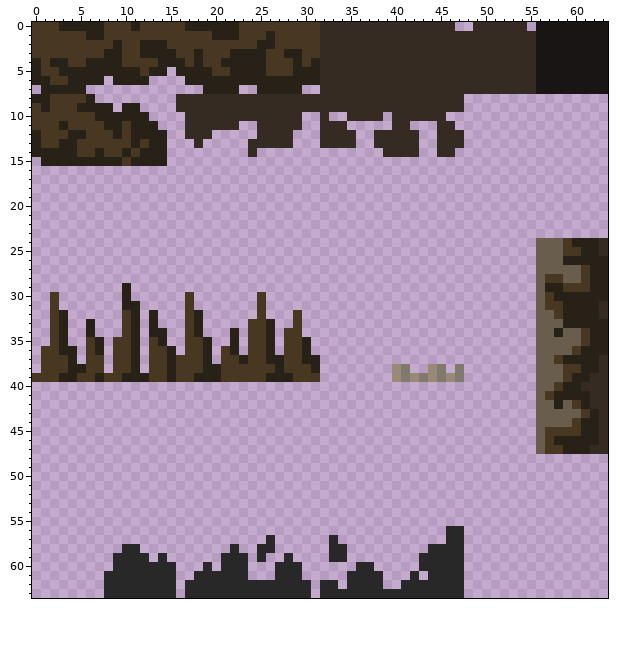
Pixel-art sprite: rosday/Assets/Sprites/Environment/cave/cave_palette2.png. The first picture shows the starting point.
The file is 64x64 pixels.
And afterwards:
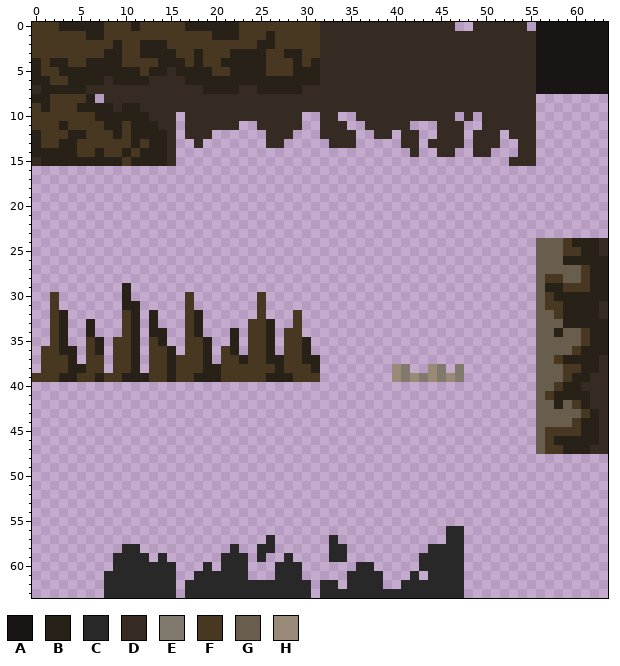
Palette (. is transparent): A #191515  B #282117  C #292828  D #352b22  E #81796e  F #483821  G #695e4e  H #988a77
Changes in this commit:
The edit adds colour D in row 5 at x 15; in row 6 at x 8 and 13 to 16; in row 7 at x 0, 6 to 18, 23 to 24 and 30 to 31; in row 8 at x 8 to 15 and 48 to 55; in row 9 at x 9, 12 to 15 and 48 to 55; in row 10 at x 13 to 15, 33, 39, 46, 48 and 50 to 55.
The edit adds colour D in row 11 at x 14 to 15, 37 to 39, 47 and 50 to 55; in row 12 at x 15, 49 to 51 and 53 to 55; in row 13 at x 15, 44, 49 to 51 and 54 to 55; in row 14 at x 15, 49 to 50 and 54 to 55; in row 15 at x 0, 15 and 53 to 55.
Colour D is gone in row 10 at x 35; in row 12 at x 25 and 40; in row 13 at x 24 to 25, 28, 32 and 38 to 40; in row 14 at x 24 and 39 to 41.
